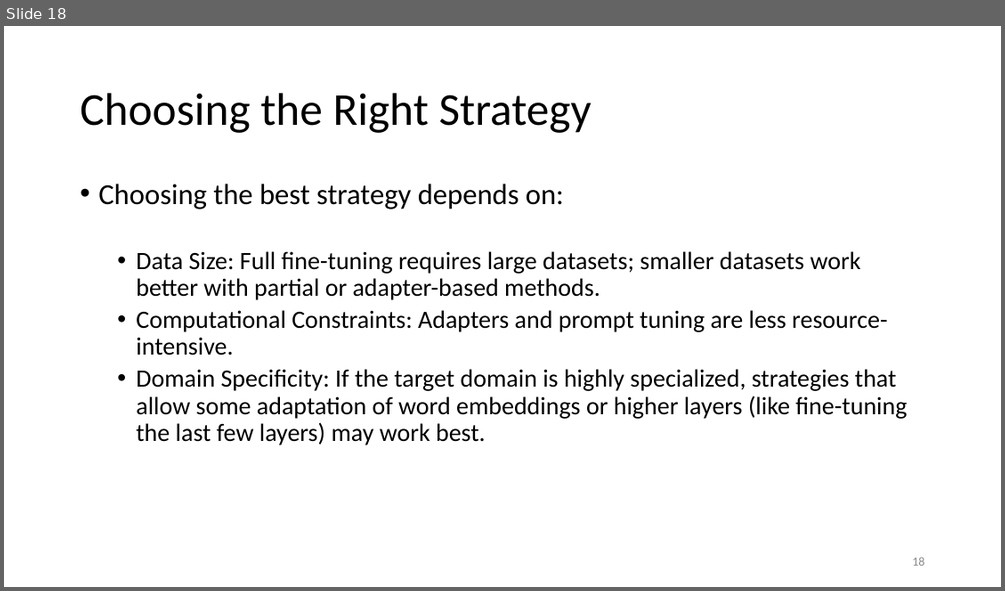
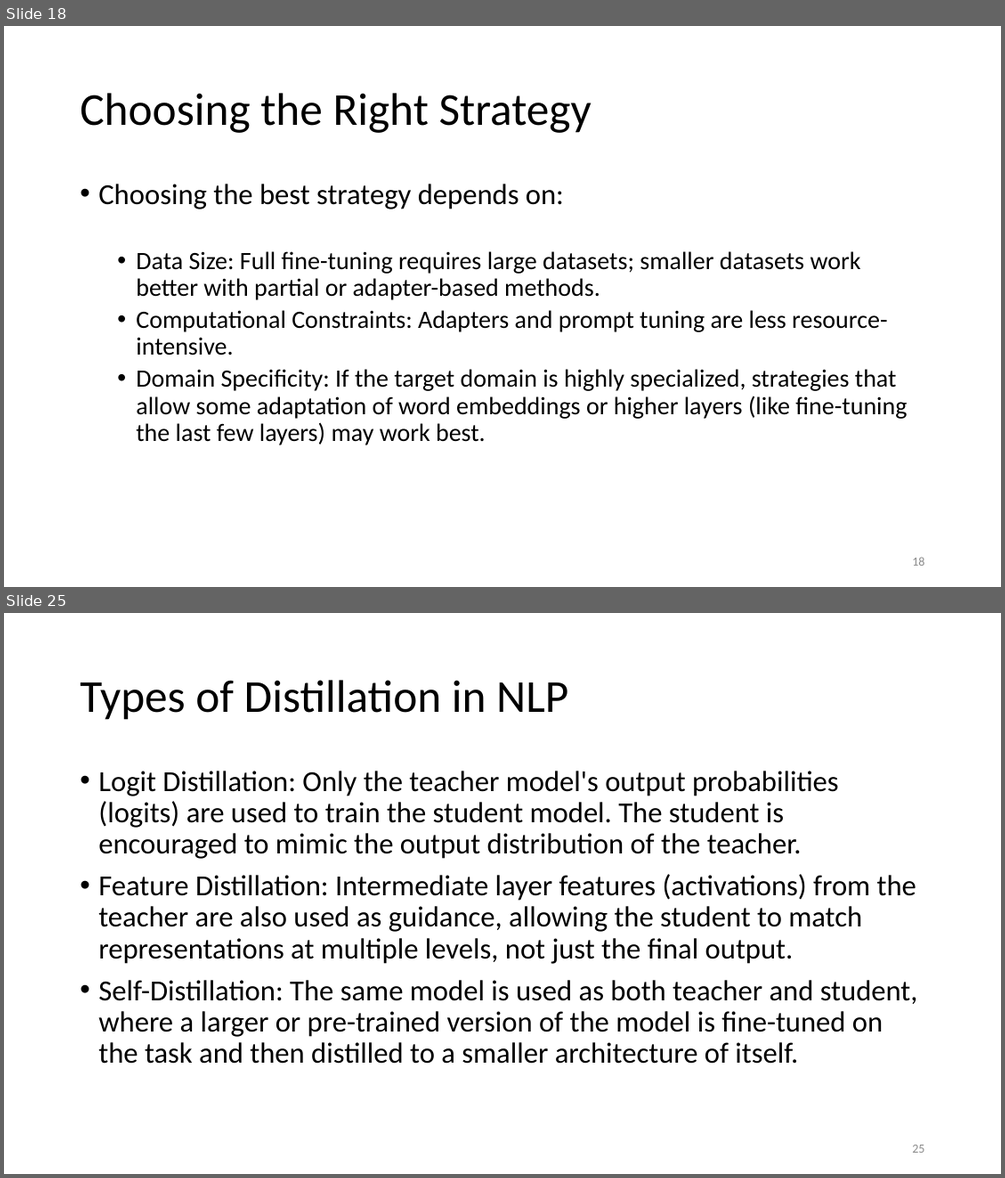
Before and after one commit to motazsaad/NLP-Seminar, a slide deck: slides/LLMs/Transfer learning (finetunning).pptx. Shown one above the other, each under a label of ours: slide 18 before the commit, slides 18 and 25 after it; the slides between them are not shown. The pictures are 1005x591 and 1005x1178 pixels, drawn with LibreOffice and Linux fonts; fonts in the diff are those of the drawing. Boxes give left, top, right and bottom in pixels: in the first picture for what was removed or moved away, otherwise in the second. Text is boxed around its words. In the diff, an @@ line names an element or a change of style, - is before the commit and + after.

```diff
--- a/slides/LLMs/Transfer learning (finetunning).pptx
+++ b/slides/LLMs/Transfer learning (finetunning).pptx
@@ slide 25 added at <box>4,613,1001,1174</box>, background #FFFFFF @@
@@ title added at <box>80,680,568,720</box>, 44 pt, text #000000 @@
+Types of Distillation in NLP
@@ text added at <box>98,771,918,1063</box>, 28 pt, text #000000 @@
+• Logit Distillation: Only the teacher model's output probabilities (logits) are used to train the student model. The student is encouraged to mimic the output distribution of the teacher.
+• Feature Distillation: Intermediate layer features (activations) from the teacher are also used as guidance, allowing the student to match representations at multiple levels, not just the final output.
+• Self-Distillation: The same model is used as both teacher and student, where a larger or pre-trained version of the model is fine-tuned on the task and then distilled to a smaller architecture of itself.
@@ page number added at <box>912,1144,924,1152</box>, 12 pt, text #8C8C8C @@
+25
```
Also in this commit, not shown: 7 slides changed, 22 other slides added, 2 slides removed, 5 other files.
